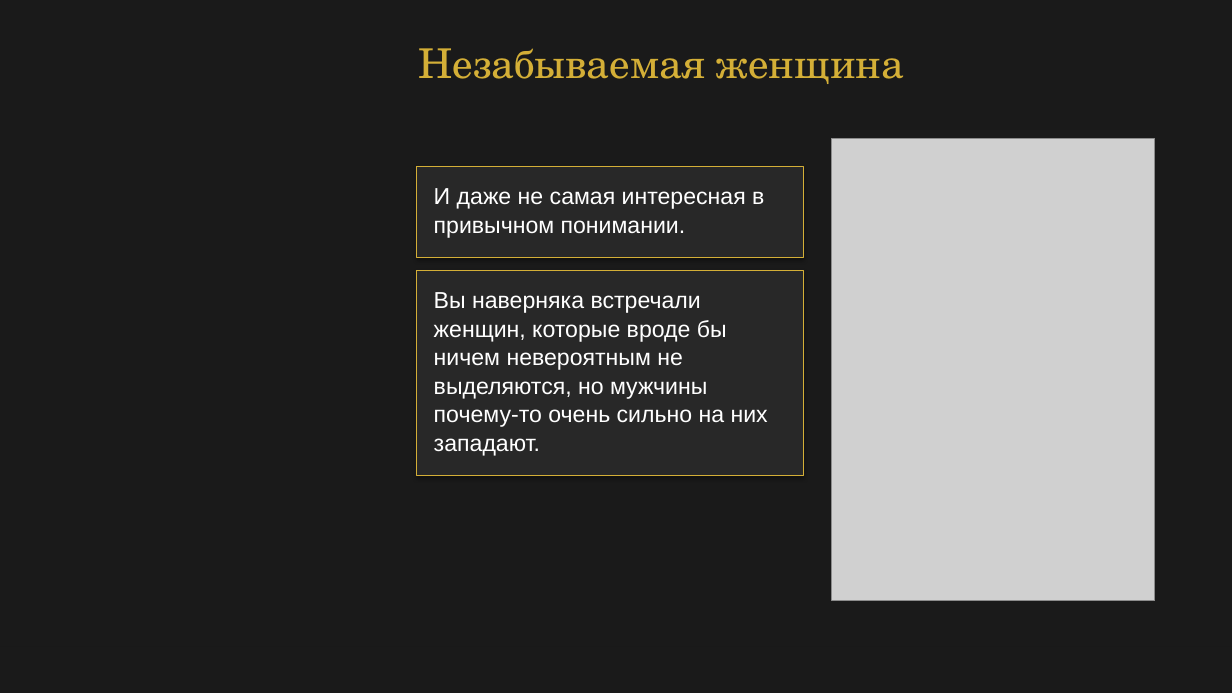
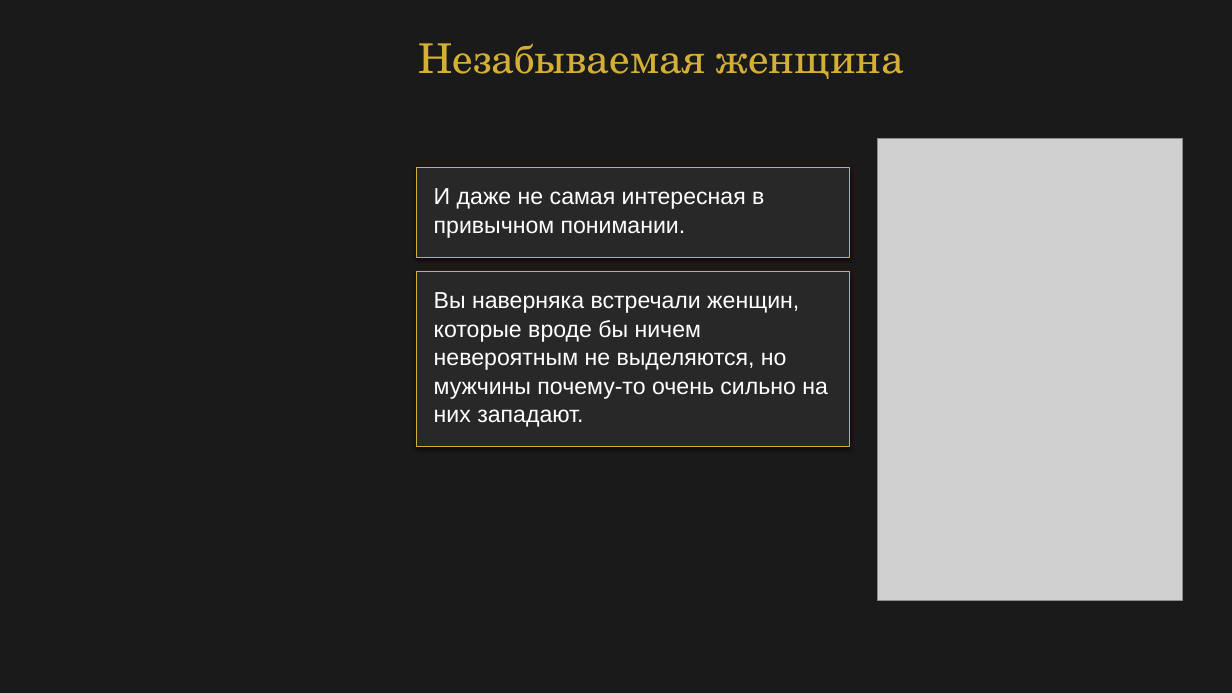
Before and after one commit to babylonofkommod-ai/-, a slide deck: slide 3 of Ваш Кристалл незабываемости.pptx. Drawn at 1232x693 pixels with LibreOffice and Linux fonts; fonts in the diff are those of the drawing; grey boxes stand for pictures. Boxes give left, top, right and bottom in pixels: in the first picture for what was removed or moved away, otherwise in the second. Text is boxed around its words. In the diff, an @@ line names an element or a change of style, - is before the commit and + after.

Commit message:
Replace stock images with generated fine-art metaphors and correct slide geometry

```diff
--- a/Ваш Кристалл незабываемости.pptx
+++ b/Ваш Кристалл незабываемости.pptx
@@ text "Незабываемая женщина": place and size @@
-text "Незабываемая женщина" at box(418, 48, 904, 84)
+text "Незабываемая женщина" at box(418, 43, 904, 79)
@@ picture: place and size @@
-picture at box(832, 139, 1155, 601)
+picture at box(878, 139, 1183, 601)
@@ rectangle added at box(416, 167, 850, 258), fill #282828 @@
@@ rectangle: place and size @@
-rectangle at box(417, 167, 804, 258)
+rectangle at box(417, 167, 850, 257)
@@ rectangle added at box(416, 271, 850, 447), fill #282828 @@
@@ rectangle: place and size @@
-rectangle at box(417, 271, 804, 476)
+rectangle at box(417, 271, 850, 446)
@@ text at box(434, 292, 828, 427): text changed @@
-Вы наверняка встречали
-женщин, которые вроде бы
-ничем невероятным не
-выделяются, но мужчины
-почему-то очень сильно на них
-западают.
+Вы наверняка встречали женщин,
+которые вроде бы ничем
+невероятным не выделяются, но
+мужчины почему-то очень сильно на
+них западают.
```
Also in this commit, not shown: 21 other slides changed, 14 other files.
